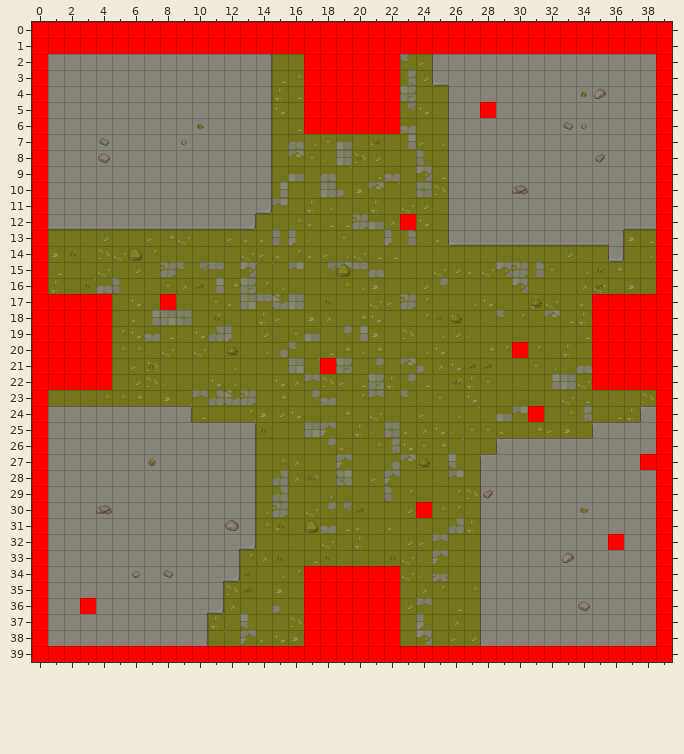
Level history. Tiled map: Resources/Texture/TestRoom.tmx. That is the earlier state.
Cells are 32x32 px. Shown: x 0..39, y 0..39.
New version:
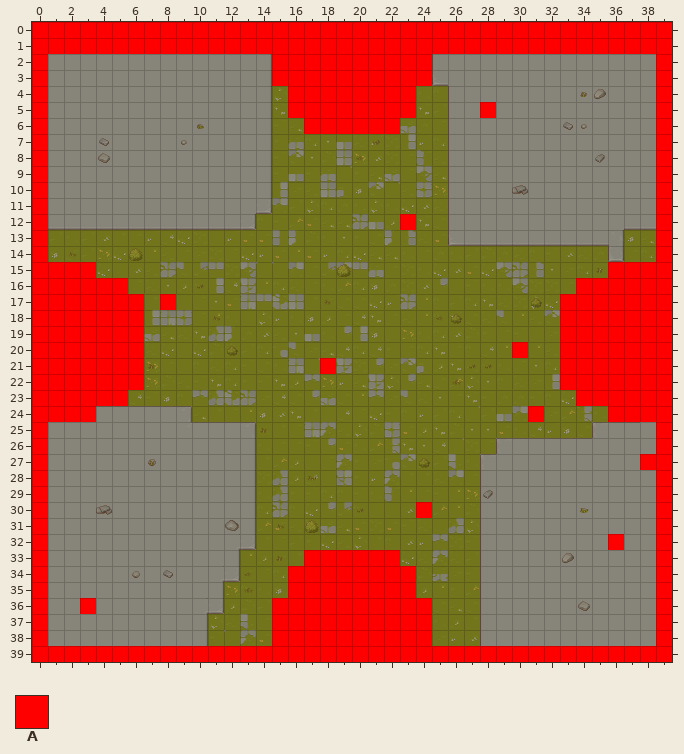
Key: from "All Tiles": A 1094.
_ is an empty cell.
The exact change:
Layer "Doors":
Tile A now appears in rows 2 to 3 at x 15 to 16 and 23 to 24; in rows 4 to 5 at x 16 and 23; in row 15 at x 1 to 3 and 36 to 38; in row 16 at x 1 to 5 and 34 to 38; in rows 17 to 22 at x 5 to 6 and 33 to 34; in row 23 at x 1 to 5 and 34 to 38.
Tile A now appears in row 24 at x 1 to 3 and 36 to 38; in row 33 at x 17 to 22; in rows 34 to 35 at x 16 and 23; in rows 36 to 38 at x 15 to 16 and 23 to 24.
